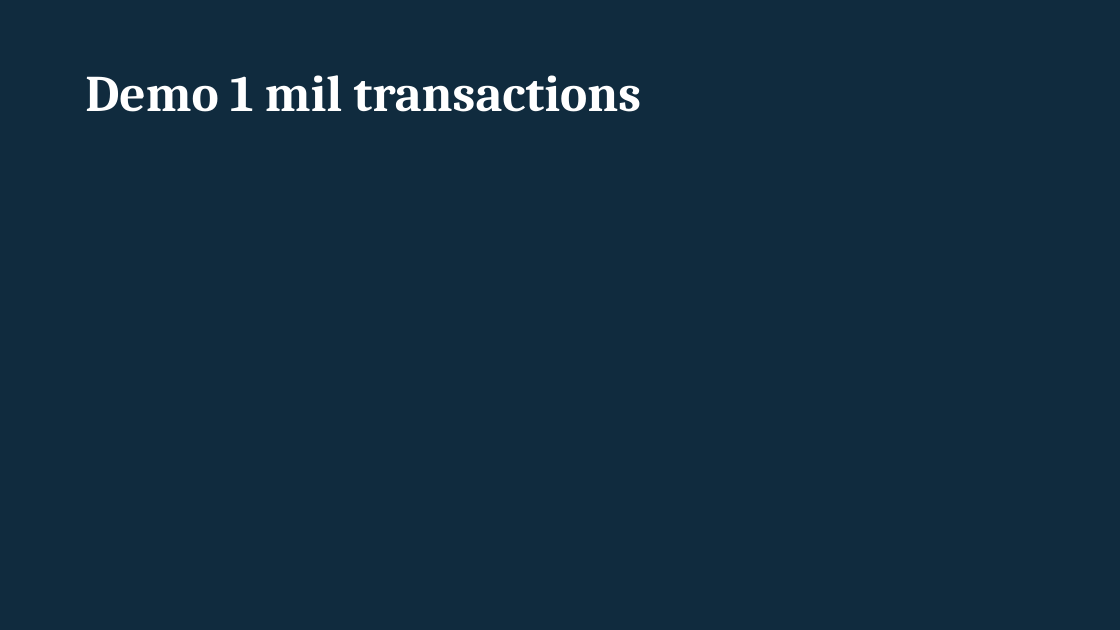
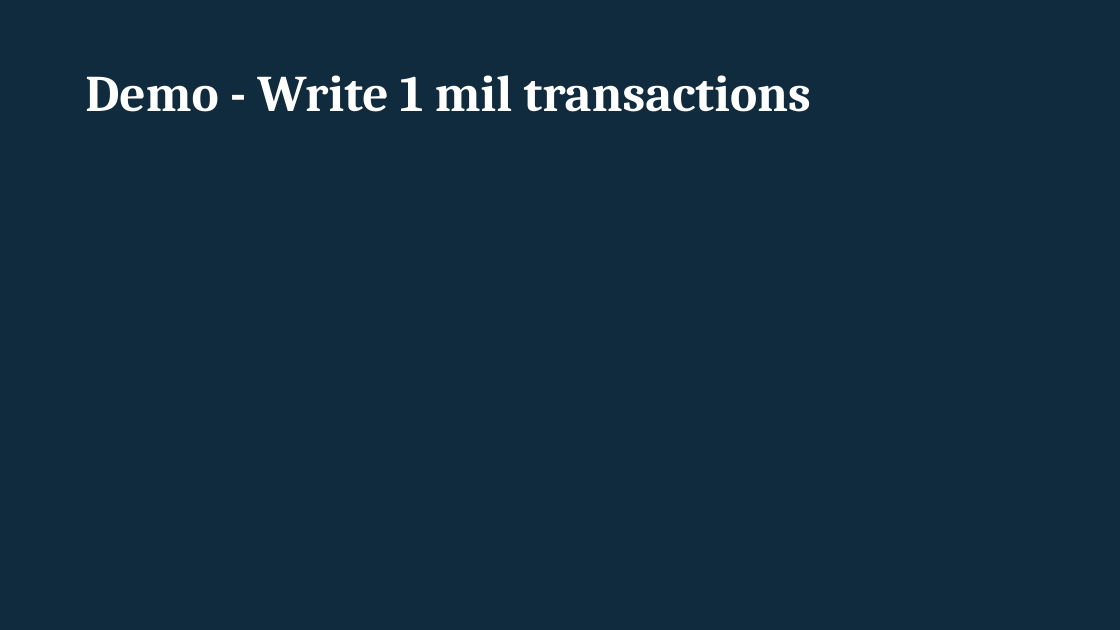
Before and after one commit to rogeralsing/Presentations, a slide deck: slide 29 of Starcounter/imcs.pptx. Drawn at 1120x630 pixels with LibreOffice and Linux fonts; fonts in the diff are those of the drawing. Boxes give left, top, right and bottom in pixels: in the first picture for what was removed or moved away, otherwise in the second. Text is boxed around its words. In the diff, an @@ line names an element or a change of style, - is before the commit and + after.

```diff
--- a/Starcounter/imcs.pptx
+++ b/Starcounter/imcs.pptx
@@ title at (85, 75, 811, 112): text changed @@
-Demo 1 mil transactions
+Demo - Write 1 mil transactions
```
Also in this commit, not shown: 4 other slides changed, 3 slides added.
